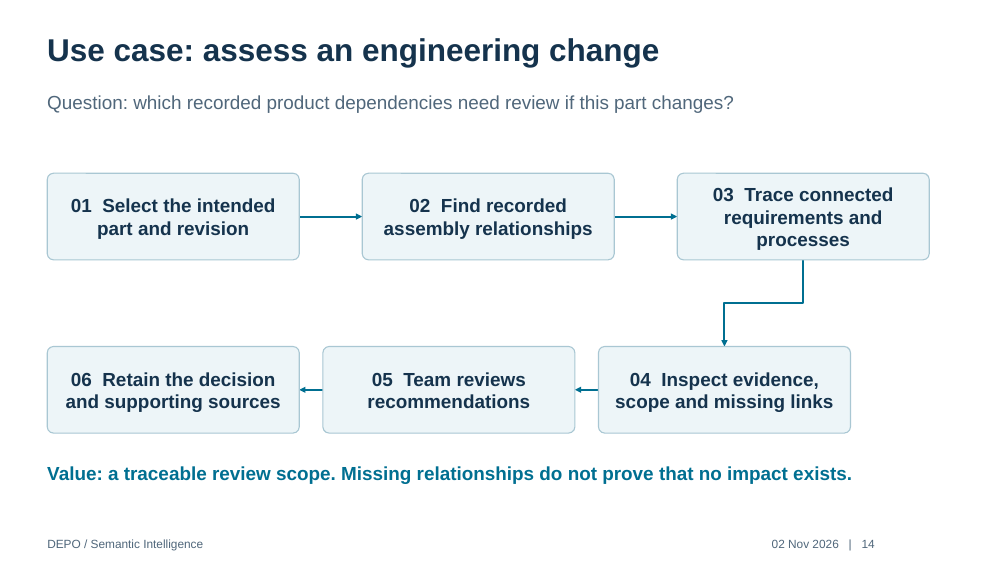
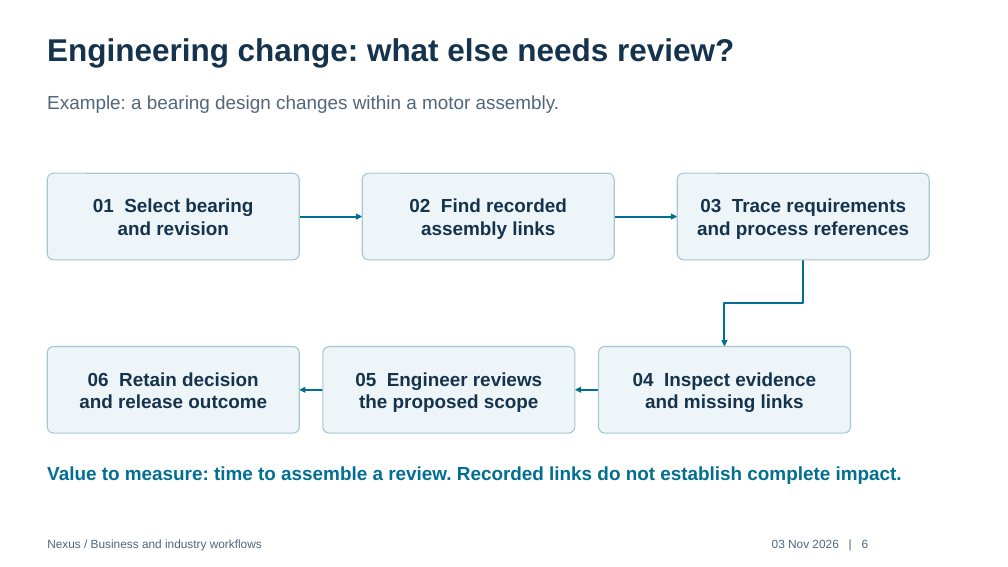
Before and after one commit to dparitosh/PMem, a slide deck: slide 6 of deliverables/DEPO-Workflow-Audited.pptx (slide 14 before the commit). Drawn at 1008x567 pixels with LibreOffice and Linux fonts; fonts in the diff are those of the drawing. Boxes give left, top, right and bottom in pixels: in the first picture for what was removed or moved away, otherwise in the second. Text is boxed around its words. In the diff, an @@ line names an element or a change of style, - is before the commit and + after.

Commit message:
Rewrite Nexus business literature with industry workflow diagrams

```diff
--- a/deliverables/DEPO-Workflow-Audited.pptx
+++ b/deliverables/DEPO-Workflow-Audited.pptx
@@ text at [47, 38, 734, 67]: text changed @@
-Use case: assess an engineering change
+Engineering change: what else needs review?
@@ text at [47, 95, 560, 113]: text changed @@
-Question: which recorded product dependencies need review if this part changes?
+Example: a bearing design changes within a motor assembly.
@@ text in rounded rectangle at [93, 198, 253, 235]: text changed @@
-01 Select the intended
-part and revision
+01 Select bearing
+and revision
@@ text in rounded rectangle at [697, 198, 910, 239]: text changed @@
-03 Trace connected
-requirements and processes
+03 Trace requirements
+and process references
@@ text in rounded rectangle at [421, 221, 555, 239]: text changed @@
-assembly relationships
+assembly links
@@ text in rounded rectangle at [79, 372, 267, 408]: text changed @@
-06 Retain the decision
-and supporting sources
+06 Retain decision
+and release outcome
@@ text in rounded rectangle at [355, 372, 542, 412]: text changed @@
-05 Team reviews
-recommendations
+05 Engineer reviews
+the proposed scope
@@ text in rounded rectangle at [633, 372, 816, 412]: text changed @@
-04 Inspect evidence,
-scope and missing links
+04 Inspect evidence
+and missing links
@@ text at [47, 466, 902, 484]: text changed @@
-Value: a traceable review scope. Missing relationships do not prove that no impact exists.
+Value to measure: time to assemble a review. Recorded links do not establish complete impact.
@@ text at [47, 539, 262, 550]: text changed @@
-DEPO / Semantic Intelligence
+Nexus / Business and industry workflows
@@ text at [772, 539, 869, 548]: text changed @@
-02 Nov 2026 | 14
+03 Nov 2026 | 6
```
Also in this commit, not shown: 8 other slides changed, 11 slides added, 11 slides removed, 10 other files.
